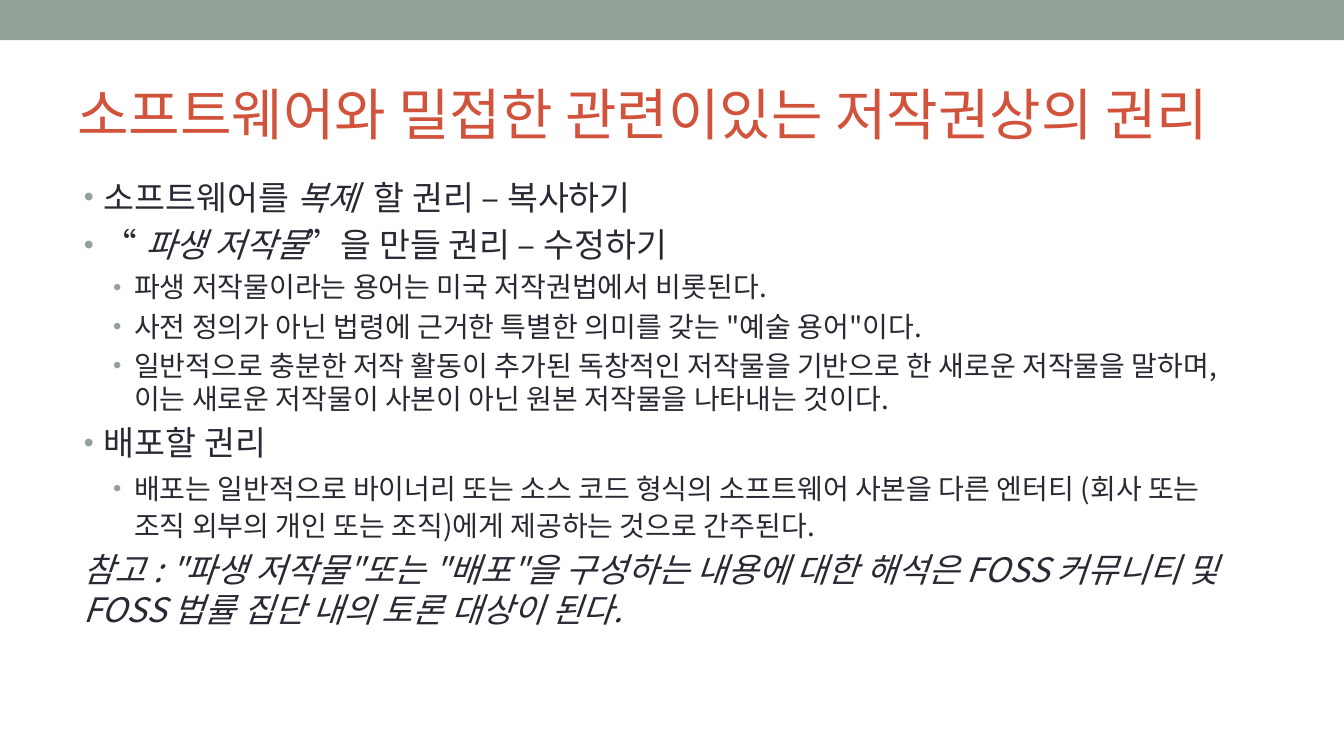
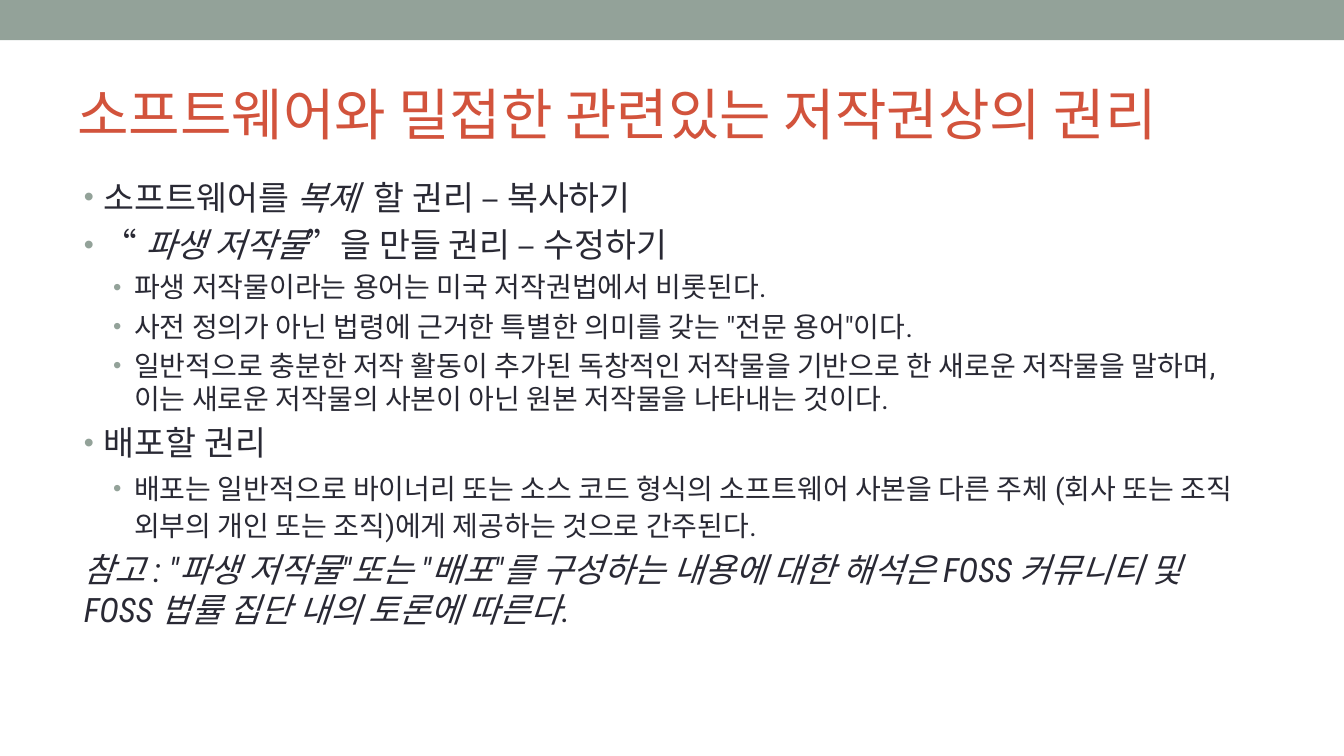
Before and after one commit to OpenChain-KWG/Curriculum-Translation-KR, a slide deck: slide 8 of target/slides/openchain-curriculum-for-1-1.pptx. Drawn at 1344x756 pixels with LibreOffice and Linux fonts; fonts in the diff are those of the drawing; background and template pictures are left out. Boxes give left, top, right and bottom in pixels: in the first picture for what was removed or moved away, otherwise in the second. Text is boxed around its words. In the diff, an @@ line names an element or a change of style, - is before the commit and + after.

```diff
--- a/target/slides/openchain-curriculum-for-1-1.pptx
+++ b/target/slides/openchain-curriculum-for-1-1.pptx
@@ title at [77, 88, 1157, 140]: text changed; font Noto Sans CJK KR to Roboto @@
-소프트웨어와 밀접한 관련이있는 저작권상의 권리
+소프트웨어와 밀접한 관련있는 저작권상의 권리
@@ text at [104, 182, 767, 458]: font Noto Sans CJK KR to Roboto in "소프트웨어를 복제 할 권리 – 복사하기", "“ 파생 저작물”을 만들 권리 – 수정하기", "파생 저작물이라는 용어는 미국 저작권법에서 비롯된다.", "배포할 권리" @@
@@ text at [134, 313, 1216, 412]: text changed; font Noto Sans CJK KR to Roboto @@
-  • 사전 정의가 아닌 법령에 근거한 특별한 의미를 갖는 "예술 용어"이다.
-  • 일반적으로 충분한 저작 활동이 추가된 독창적인 저작물을 기반으로 한 새로운 저작물을 말하며, 이는 새로운 저작물이 사본이 아닌 원본 저작물을 나타내는 것이다.
+  • 사전 정의가 아닌 법령에 근거한 특별한 의미를 갖는 "전문 용어"이다.
+  • 일반적으로 충분한 저작 활동이 추가된 독창적인 저작물을 기반으로 한 새로운 저작물을 말하며, 이는 새로운 저작물의 사본이 아닌 원본 저작물을 나타내는 것이다.
@@ text at [84, 475, 1232, 625]: text changed; font Noto Sans CJK KR to Roboto @@
-  • 배포는 일반적으로 바이너리 또는 소스 코드 형식의 소프트웨어 사본을 다른 엔터티 (회사 또는 조직 외부의 개인 또는 조직)에게 제공하는 것으로 간주된다.
-참고 : "파생 저작물"또는 "배포"을 구성하는 내용에 대한 해석은 FOSS 커뮤니티 및 FOSS 법률 집단 내의 토론 대상이 된다.
+  • 배포는 일반적으로 바이너리 또는 소스 코드 형식의 소프트웨어 사본을 다른 주체 (회사 또는 조직 외부의 개인 또는 조직)에게 제공하는 것으로 간주된다.
+참고 : "파생 저작물"또는 "배포"를 구성하는 내용에 대한 해석은 FOSS 커뮤니티 및 FOSS 법률 집단 내의 토론에 따른다.
```
Also in this commit, not shown: 82 other slides changed, 3 other files.
